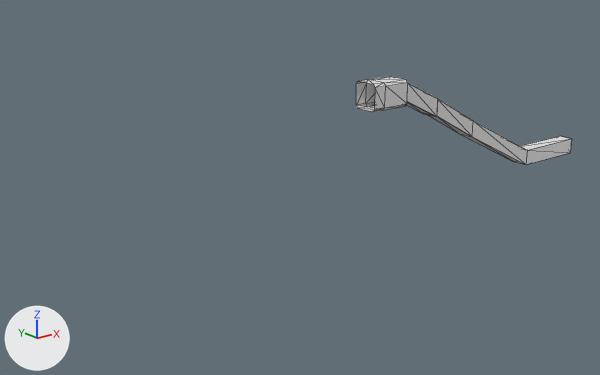
One commit to the glTF model Scenes/Models/Weapons/BasicBow/BasicBow.glb: the scene before it, then after it.
Both versions are drawn from a camera (50 mm lens) standing at (-40.9, -43.5, 11.7) and looking at (-4.3, 2.2, -6.6). Arrows for +X, +Y and +Z are at lower left; the lights stay in place. Mesh edges are drawn as thin lines. Vertices at the same position are counted once.
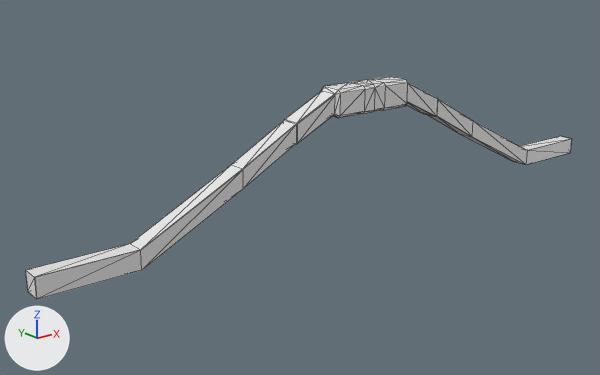
What the commit changed:
me_cube_001 is used by ob_cube; location (0.0, 0.0, 0.0).
me_cube_001 had 72 vertices, 134 faces and spanned x 0.0..25.6, y -1.0..1.0, z -8.4..1.0.
me_cube_001 now has 136 vertices, 268 faces and spans x -25.6..25.6, y -1.0..1.0, z -8.4..1.0.
Part 1, on me_cube_001:
36 vertices are added at x -25.6..-3.6, y -0.7..0.7, z -8.4..0.7.
8 new vertices lie (-1.0, 0.0, 0.0) away from vertices in x 0.0, y -1.0..1.0, z -1.0..1.0.
8 new vertices lie (-2.3, 0.0, 0.0) away from vertices in x -1.0, y -1.0..1.0, z -1.0..1.0.
12 new vertices lie (0.0, 1.4, 0.0) away from vertices in x -25.6..-3.6, y -0.7, z -8.4..0.7.
134 new faces join them.

Where the change shows, as pixel boxes (x1, y1, x2, y2) in the pictures (600 x 375 px):
'Cube', reshaped (153% wider, 149% taller): before (356, 76, 572, 165); after (25, 76, 572, 299)
part 1 of me_cube_001, added: after (25, 81, 375, 299)
